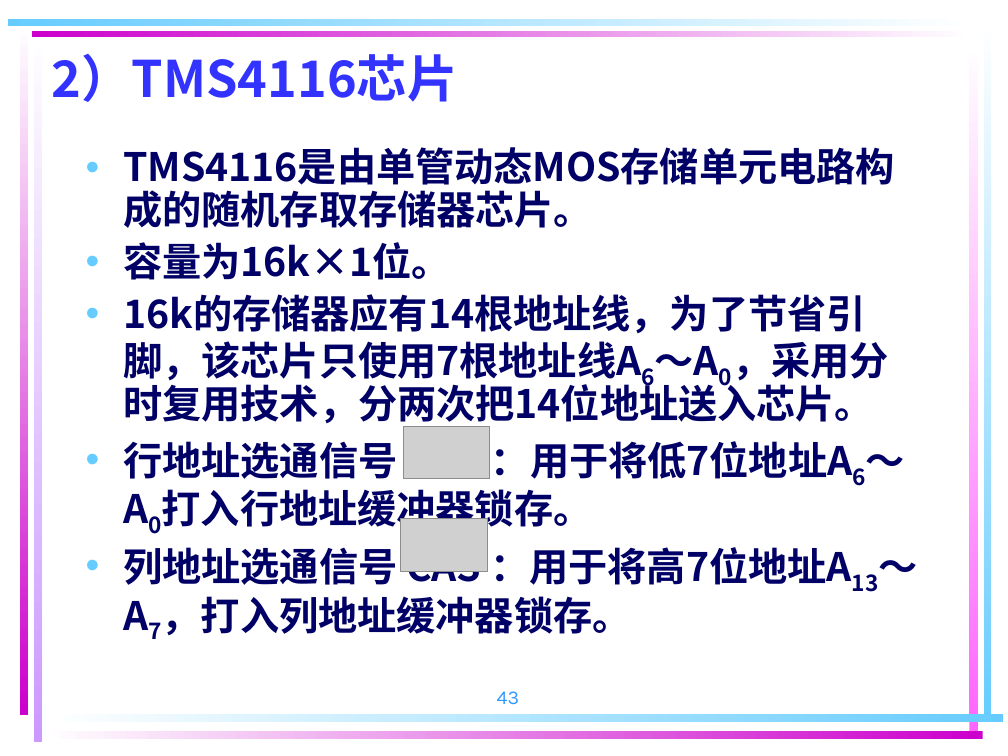
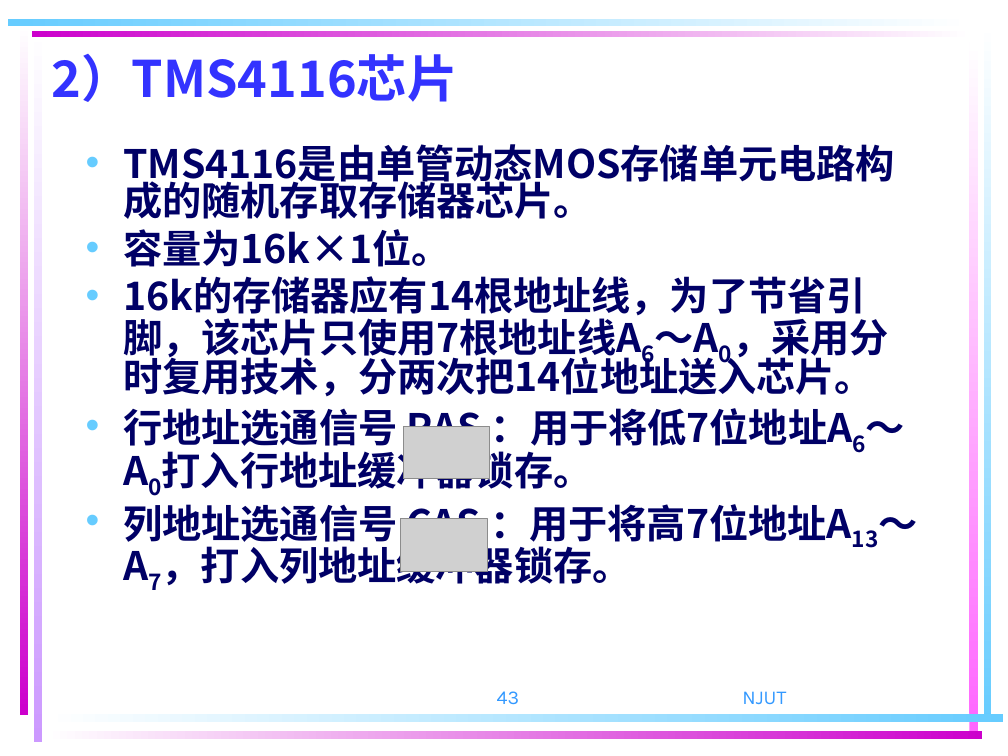
Before and after one commit to ZJWang9928/Own-Notes, a slide deck: slide 43 of 计算机组成原理课件/第 4 章 存储器系统(18版）new.ppt. Drawn at 1008x756 pixels with LibreOffice and Linux fonts; fonts in the diff are those of the drawing; grey boxes stand for pictures. Boxes give left, top, right and bottom in pixels: in the first picture for what was removed or moved away, otherwise in the second. Text is boxed around its words. In the diff, an @@ line names an element or a change of style, - is before the commit and + after.

```diff
--- a/计算机组成原理课件/第 4 章 存储器系统(18版）new.ppt
+++ b/计算机组成原理课件/第 4 章 存储器系统(18版）new.ppt
@@ text "TMS4116是由单管动态MOS存储单元电路构成的随机存取存储器芯片。" at [123,175,889,585]: line spacing 0.9 to 0.8 @@
@@ text added at [742,691,786,704], 14 pt, text #3399FF @@
+NJUT
```
Also in this commit, not shown: 129 other slides changed, 6 slides added, 6 slides removed, 1 other file.
